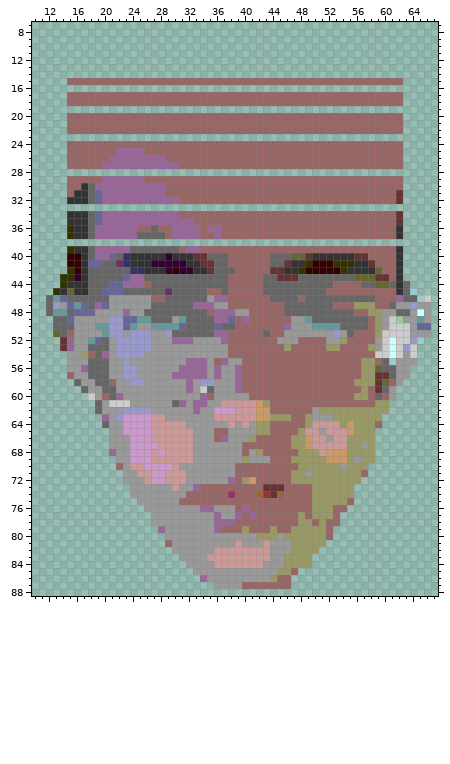
Sprite sheet: my_face.png. Above is the file before it was changed.
The file is 80x90 pixels. Shown: x 10..67, y 7..88.
New version:
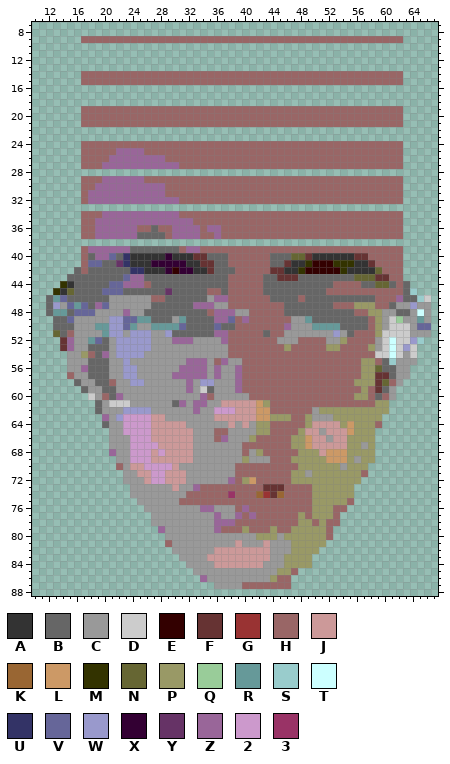
Palette (. is transparent): A #333333  B #666666  C #999999  D #cccccc  E #330000  F #663333  G #993333  H #996666  J #cc9999  K #996633  L #cc9966  M #333300  N #666633  P #999966  Q #99cc99  R #669999  S #99cccc  T #ccffff  U #333366  V #666699  W #9999cc  X #330033  Y #663366  Z #996699  2 #cc99cc  3 #993366
Difference:
{"y":9,"x":17,"old":"..............................................","new":"HHHHHHHHHHHHHHHHHHHHHHHHHHHHHHHHHHHHHHHHHHHHHH"}
{"y":14,"x":17,"old":"..............................................","new":"HHHHHHHHHHHHHHHHHHHHHHHHHHHHHHHHHHHHHHHHHHHHHH"}
{"y":15,"x":15,"old":"HH","new":".."}
{"y":17,"x":15,"old":"HHHHHHHHHHHHHHHHHHHHHHHHHHHHHHHHHHHHHHHHHHHHHHHH","new":"................................................"}
{"y":18,"x":15,"old":"HHHHHHHHHHHHHHHHHHHHHHHHHHHHHHHHHHHHHHHHHHHHHHHH","new":"................................................"}
{"y":19,"x":17,"old":"..............................................","new":"HHHHHHHHHHHHHHHHHHHHHHHHHHHHHHHHHHHHHHHHHHHHHH"}
{"y":20,"x":15,"old":"HH","new":".."}
{"y":21,"x":15,"old":"HH","new":".."}
{"y":22,"x":15,"old":"HHHHHHHHHHHHHHHHHHHHHHHHHHHHHHHHHHHHHHHHHHHHHHHH","new":"................................................"}
{"y":24,"x":15,"old":"HH","new":".."}
{"y":25,"x":15,"old":"HH","new":".."}
{"y":26,"x":15,"old":"HH","new":".."}
{"y":27,"x":15,"old":"HH","new":".."}
{"y":29,"x":15,"old":"HH","new":".."}
{"y":30,"x":15,"old":"HHAB","new":"..HH"}
{"y":31,"x":15,"old":"HAABV","new":"..HZZ"}
{"y":31,"x":62,"old":"F","new":"H"}
{"y":32,"x":15,"old":"AAABV","new":"..HZZ"}
{"y":32,"x":62,"old":"F","new":"H"}
{"y":34,"x":15,"old":"AAABV","new":"..HHH"}
{"y":34,"x":62,"old":"F","new":"H"}
{"y":35,"x":15,"old":"AAABV","new":"..HHZ"}
{"y":35,"x":62,"old":"F","new":"H"}
{"y":36,"x":15,"old":"MAAB","new":"..HH"}
{"y":36,"x":62,"old":"A","new":"H"}
{"y":37,"x":15,"old":"MAAB","new":"..HH"}
{"y":37,"x":62,"old":"A","new":"H"}
{"y":39,"x":15,"old":"MAAB","new":"..HZ"}
{"y":39,"x":62,"old":"A","new":"H"}
{"y":40,"x":15,"old":"EEA","new":"..H"}
{"y":40,"x":62,"old":"A","new":"H"}
{"y":41,"x":15,"old":"EEA","new":"..H"}
{"y":41,"x":62,"old":"A","new":"H"}
{"y":42,"x":15,"old":"MEA","new":".BH"}
{"y":42,"x":62,"old":"A","new":"H"}
{"y":43,"x":14,"old":"MMXA","new":".BBB"}
{"y":43,"x":62,"old":"A","new":"H"}
{"y":44,"x":16,"old":"AA","new":"BB"}
{"y":44,"x":62,"old":"A","new":"H"}
{"y":45,"x":16,"old":"AA","new":"BB"}
{"y":45,"x":62,"old":"A","new":"H"}
